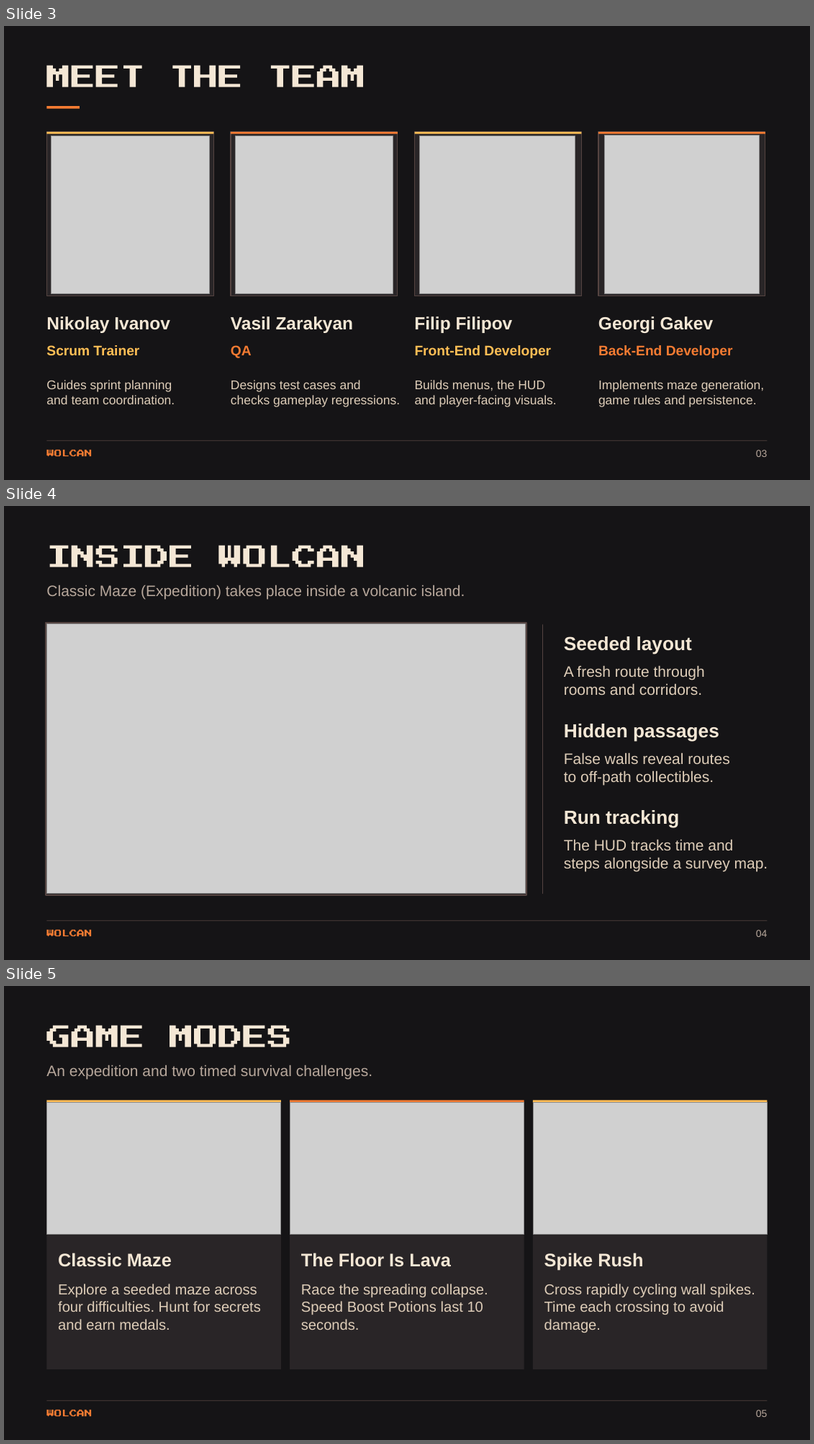
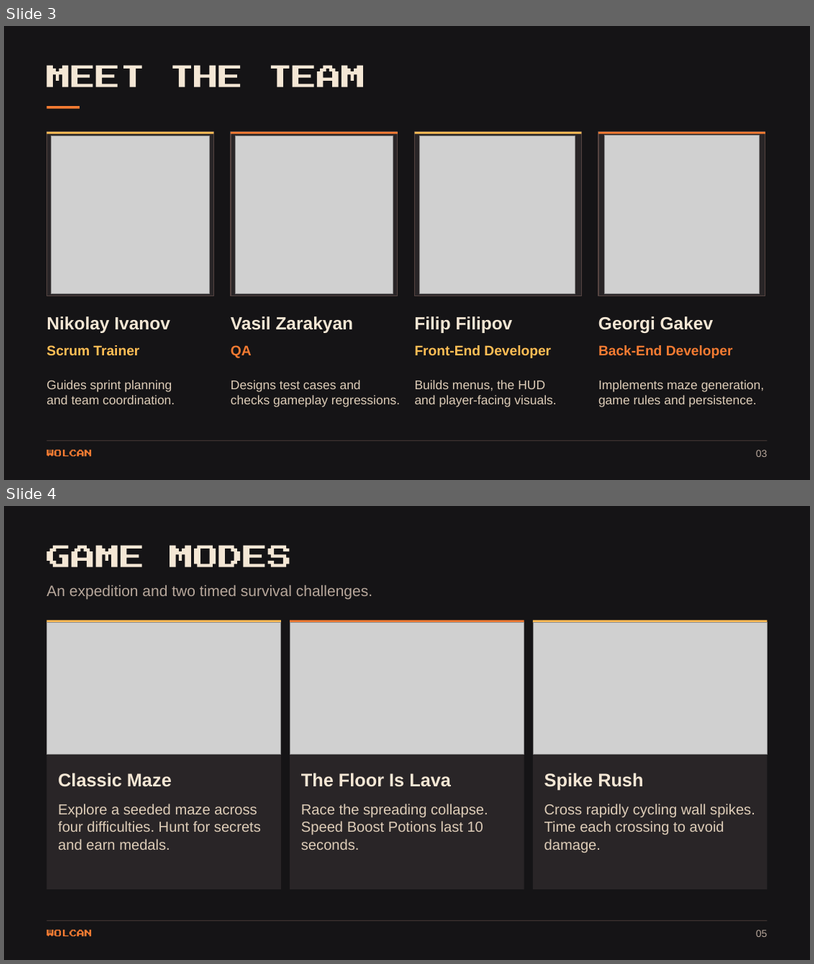
Before and after one commit to NIIvanov24/Wolcan, a slide deck: Presentation/Wolcan Presentation.pptx. Shown one above the other, each under a label of ours: slides 3, 4 and 5 before the commit, slides 3 and 4 after it. The pictures are 814x1444 and 814x964 pixels, drawn with LibreOffice and Linux fonts; fonts in the diff are those of the drawing; grey boxes stand for pictures. Boxes give left, top, right and bottom in pixels: in the first picture for what was removed or moved away, otherwise in the second. Text is boxed around its words. In the diff, an @@ line names an element or a change of style, - is before the commit and + after.

Commit message:
Edit presentation

```diff
--- a/Presentation/Wolcan Presentation.pptx
+++ b/Presentation/Wolcan Presentation.pptx
@@ slide 4 removed at [4, 506, 810, 960], background #151416 @@
@@ freeform shape removed at [47, 546, 366, 570] @@
@@ text removed at [46, 585, 466, 600] @@
-Classic Maze (Expedition) takes place inside a volcanic island.
@@ rectangle removed at [46, 623, 527, 895] @@
@@ picture removed at [47, 624, 526, 893] @@
@@ rectangle removed at [543, 625, 543, 894] @@
@@ text removed at [564, 636, 692, 654] @@
-Seeded layout
@@ text removed at [564, 665, 705, 695] @@
-A fresh route through
-rooms and corridors.
@@ text removed at [564, 723, 720, 741] @@
-Hidden passages
@@ text removed at [564, 752, 730, 785] @@
-False walls reveal routes
-to off-path collectibles.
@@ text removed at [564, 810, 679, 828] @@
-Run tracking
@@ text removed at [564, 839, 769, 872] @@
-The HUD tracks time and
-steps alongside a survey map.
@@ rectangle removed at [47, 920, 768, 921] @@
@@ freeform shape removed at [47, 929, 93, 937] @@
@@ text removed at [756, 929, 768, 937] @@
-04
@@ what was slide 5 is now slide 4 @@
```
Also in this commit, not shown: 7 other slides removed.
